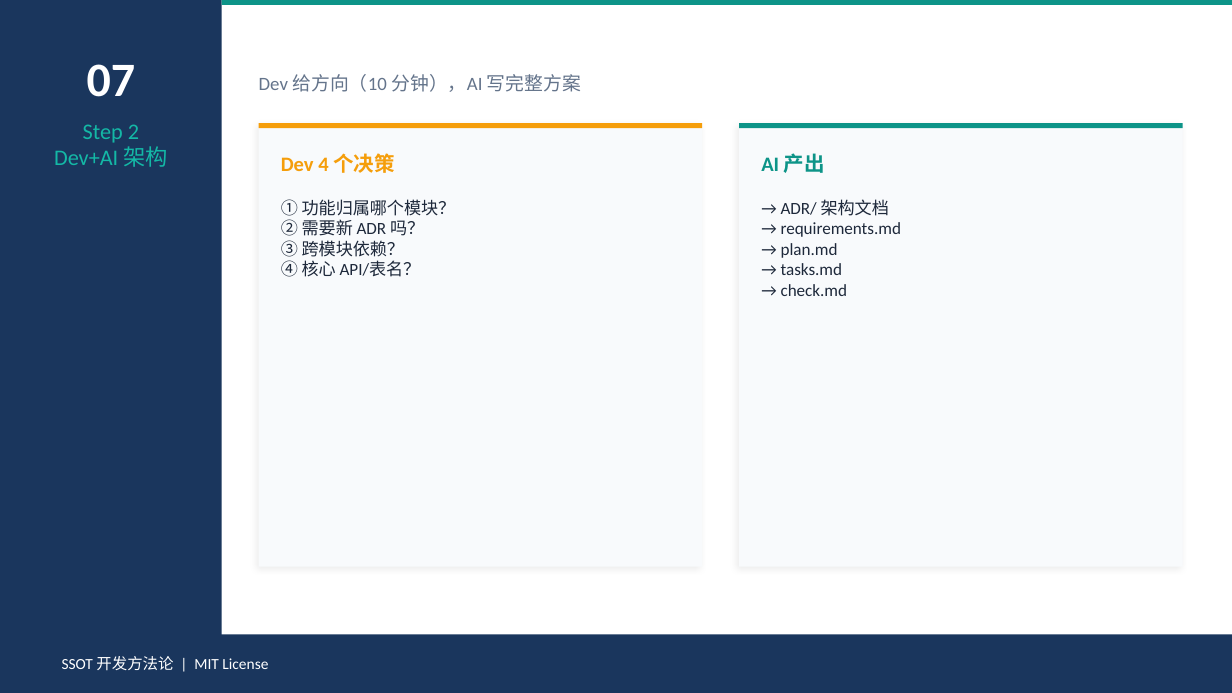
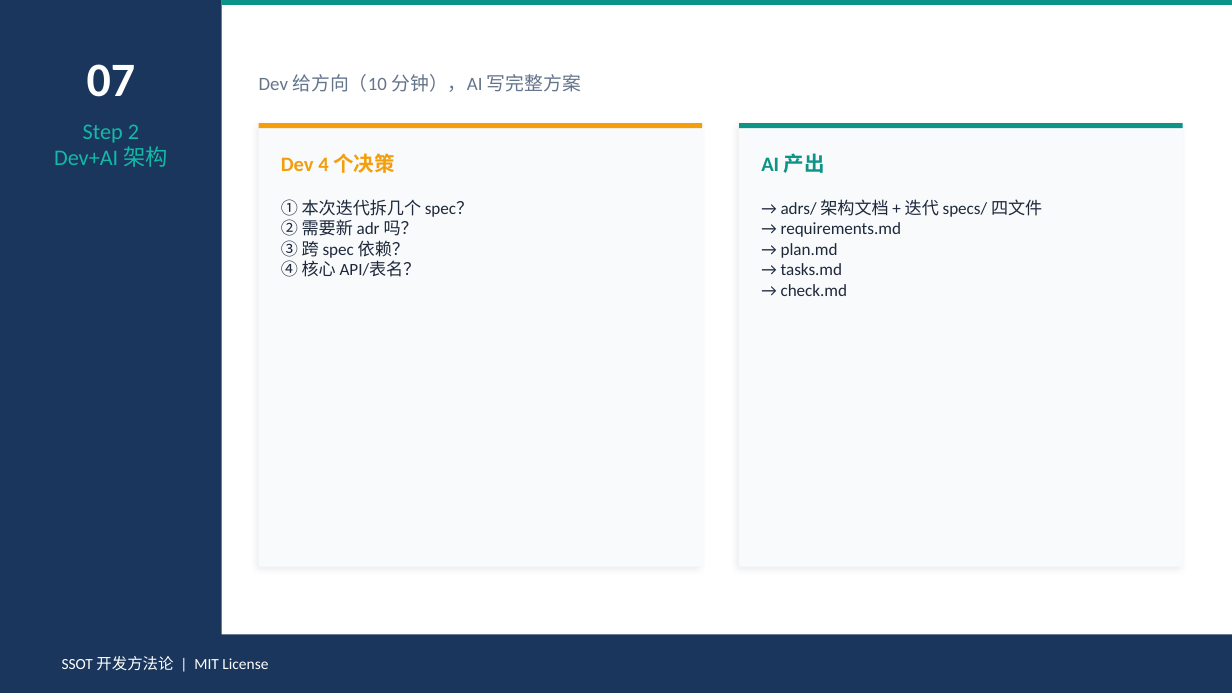
Before and after one commit to Toketec/SpecRocket, a slide deck: slide 9 of SSOT-开发方法论-培训.pptx. Drawn at 1232x693 pixels with LibreOffice and Linux fonts; fonts in the diff are those of the drawing. Boxes give left, top, right and bottom in pixels: in the first picture for what was removed or moved away, otherwise in the second. Text is boxed around its words. In the diff, an @@ line names an element or a change of style, - is before the commit and + after.

Commit message:
feat: SpecRocket v3.0.0 结构升级 — sprints 顶层迭代容器(含 docs+specs) / adrs / 规格归迭代 / 白皮书
- sprints/sp-NNN-名称/ 迭代容器：docs/(PM 产品设计) + specs/(Dev 技术规格，多 spec 共同促成一次迭代)
- adrs/adr-NNN-名称 全局架构决策（不随 sprint 走）
- apps/businesses/tools 回归纯代码域（删 specs/）
- docs/ 新增 whitepaper.md
- 命名全小写连字符：sp-/spec-/adr-
- 规格拆分原则：解耦 + 提升 token 利用率，不刻意多拆
- migrate v3.0：转移→收敛→保留→删除，零残留
- 四文件同步：SKILL/AGENTS/CLAUDE/README 中英 + PPT 16 处更新

```diff
--- a/SSOT-开发方法论-培训.pptx
+++ b/SSOT-开发方法论-培训.pptx
@@ text at (281, 199, 473, 258): text changed @@
-① 功能归属哪个模块？
-② 需要新 ADR 吗？
-③ 跨模块依赖？
+① 本次迭代拆几个 spec？
+② 需要新 adr 吗？
+③ 跨 spec 依赖？
@@ text at (781, 199, 1042, 217): text changed @@
-→ ADR/ 架构文档
+→ adrs/ 架构文档 + 迭代 specs/ 四文件
```
Also in this commit, not shown: 6 other slides changed, 36 other files.
